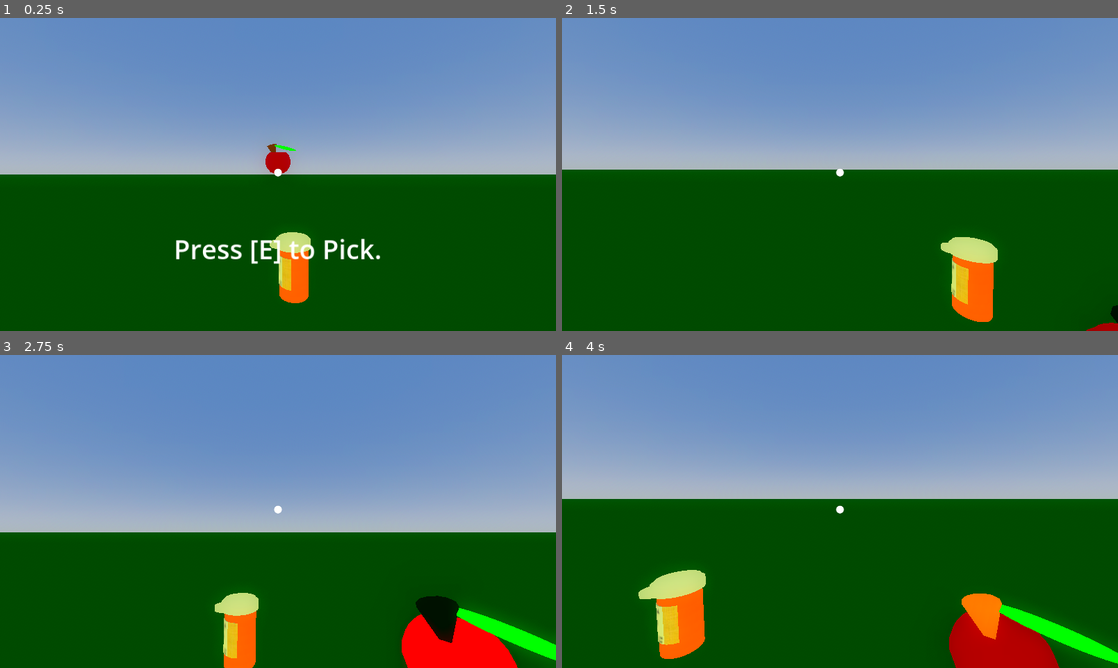
Above: before the commit, frames 1-4 (two rows, left to right).
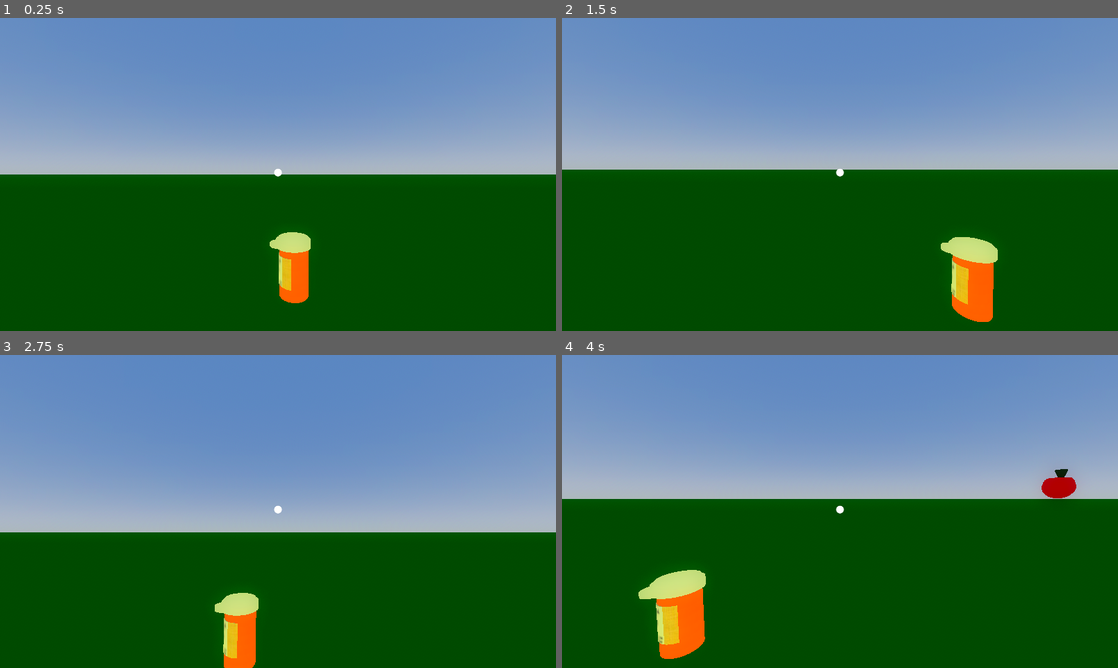
Above: after the commit, the same moments.

Repository: Kufferey/Dusk-is-Done-old
Game: Godot game, scene res://scenes/states/gamestate.tscn
Two runs of this game, one before a commit and one after it. Both use one fixed random seed, a clock stepped at 60 frames per second and the inputs below. The project has no main scene, so this scene is started directly.
Inputs (mouse positions are in pixels of both pictures, inside the frame that each line leads up to):
- Up to frame 1 (0.25 s): no input
- Up to frame 2 (1.5 s): tap E (interact) at 0.5, 0.6, 1.35 s; move the mouse to (867, 174) at 0.52 s; move the mouse to (812, 174) at 1.27 s
- Up to frame 3 (2.75 s): move the mouse to (289, 505) at 2.02 s; tap E (interact) at 2.1 s
- Up to frame 4 (4 s): move the mouse to (834, 517) at 2.77 s; tap E (interact) at 2.85, 3.6 s; move the mouse to (878, 514) at 3.52 s

The runs differ from the first frame. In frame 1, 1.3% of the frame differs, in the area x 31-69%, y 40-79%; in frame 2, 0.2%; in frame 3, 4.0%; in frame 4, 4.5%, in the area x 69-100%, y 36-100%.

Commit message:
Add files via upload

Diff:
--- a/scenes/prefab/objects/cherryOnBush.tscn
+++ b/scenes/prefab/objects/cherryOnBush.tscn
@@ -10,24 +10,16 @@
 [node name="CherryOnBush" groups=["cherry"] instance=ExtResource("1_gj0r3")]
 script = ExtResource("2_irony")
 Type = ""
-Model = 0
 isGood = false
-isEatable = false
 canInteract = true
 
 [node name="cherry1" parent="Model" index="0" instance=ExtResource("3_8h8xc")]
 
 [node name="cherry2" parent="Model" index="1" instance=ExtResource("4_lgvj1")]
-visible = false
 
 [node name="cherrySpoiled" parent="Model" index="2" instance=ExtResource("5_j0dn6")]
-visible = false
 
 [node name="cherryWithDon2005" parent="Model" index="3" instance=ExtResource("6_hygie")]
-visible = false
 
 [node name="Area3D" parent="." index="1"]
 collision_mask = 16
-
-[node name="CollisionShape3D" parent="Area3D" index="0"]
-disabled = false
--- a/scenes/states/gamestate.tscn
+++ b/scenes/states/gamestate.tscn
@@ -1,9 +1,8 @@
-[gd_scene load_steps=11 format=3 uid="uid://bfe0uacbmm1ay"]
+[gd_scene load_steps=10 format=3 uid="uid://bfe0uacbmm1ay"]
 
 [ext_resource type="Script" path="res://src/gameplay/gamestate.gd" id="1_8gblt"]
 [ext_resource type="Script" path="res://src/gameplay/Player.gd" id="2_q2ps6"]
 [ext_resource type="PackedScene" uid="uid://k71doxgciqfv" path="res://scenes/prefab/objects/equipment/medical_pills.tscn" id="4_fc4xa"]
-[ext_resource type="PackedScene" uid="uid://dch6a6f1daf6n" path="res://scenes/prefab/objects/cherryOnBush.tscn" id="4_mv128"]
 
 [sub_resource type="Theme" id="Theme_k5lch"]
 default_font_size = 55
@@ -91,6 +90,11 @@
 grow_vertical = 2
 theme = SubResource("Theme_roc6v")
 
+[node name="itemControlls" type="Label" parent="UI"]
+layout_mode = 1
+offset_right = 256.0
+offset_bottom = 128.0
+
 [node name="WorldObjects" type="Node3D" parent="."]
 
 [node name="DirectionalLight3D" type="DirectionalLight3D" parent="WorldObjects"]
@@ -126,7 +130,7 @@
 [node name="cameraPos" type="Node3D" parent="Player"]
 
 [node name="ItemHolder" type="Node3D" parent="Player/cameraPos"]
-transform = Transform3D(1, 0, 0, 0, 1, 0, 0, 0, 1, 0.0804005, -0.0862429, -0.0905782)
+transform = Transform3D(1, 0, 0, 0, 1, 0, 0, 0, 1, 0.0962808, -0.0862429, -0.100495)
 
 [node name="Camera3D" type="Camera3D" parent="Player/cameraPos"]
 
@@ -137,8 +141,5 @@
 
 [node name="InteractableItems" type="Node3D" parent="."]
 
-[node name="CherryOnBush3" parent="InteractableItems" instance=ExtResource("4_mv128")]
-transform = Transform3D(1, 0, 0, 0, 1, 0, 0, 0, 1, 0, 0, -0.32255)
-
 [node name="MedicalPills" parent="InteractableItems" instance=ExtResource("4_fc4xa")]
 transform = Transform3D(1, 0, 0, 0, 1, 0, 0, 0, 1, 0.0169726, -0.163998, -0.279901)
--- a/src/gameplay/cherries/cherryOnBush.gd
+++ b/src/gameplay/cherries/cherryOnBush.gd
@@ -1,55 +1,35 @@
 class_name CherryOnBush extends InteractableObject
 
+## A class of a cherry.
+
 @export_category("Cherry Options")
+## The type of cherry. 'normal', 'spoiled', 'donStory'
 @export var Type:String
-@export var Model:int
+## Check if good or not.
 @export var isGood:bool
-@export var isEatable:bool
 
 func _ready() -> void:
+	var modelNode:Node3D = $Model
 	match Type:
 		'normal':
+			modelNode.remove_child($Model/cherrySpoiled)
+			modelNode.remove_child($Model/cherryWithDon2005)
+
+			var random:int = randi_range(0,1)
+			if random == 0:
+				modelNode.remove_child($Model/cherry2)
+			elif random != 0:
+				modelNode.remove_child($Model/cherry1)
+
 			isGood = true
-			isEatable = true
-			var randomModel:int = randi_range(0, 1)
-			match randomModel:
-				0:
-					$Model/cherry1.show()
-					$Model/cherry2.hide()
-					$Model/cherrySpoiled.hide()
-					$Model/cherryWithDon2005.hide()
-				1:
-					$Model/cherry1.hide()
-					$Model/cherry2.show()
-					$Model/cherrySpoiled.hide()
-					$Model/cherryWithDon2005.hide()
 
 		'spoiled':
+			modelNode.remove_child($Model/cherry1)
+			modelNode.remove_child($Model/cherry2)
+			modelNode.remove_child($Model/cherryWithDon2005)
+
 			isGood = false
-			isEatable = false
-			$Model/cherry1.hide()
-			$Model/cherry2.hide()
-			$Model/cherrySpoiled.show()
-			$Model/cherryWithDon2005.hide()
-
 		'donStory':
-			isGood = false
-			isEatable = false
-			$Model/cherry1.hide()
-			$Model/cherry2.hide()
-			$Model/cherryWithDon2005.show()
+			pass
 		_:
 			Type = 'normal'
-	#match Model:
-		#0:
-			#pass
-		#1:
-			#pass
-		#2:
-			#pass
-		#3:
-			#pass
-		#4:
-			#pass
-		#_:
-			#pass
--- a/src/gameplay/gamestate.gd
+++ b/src/gameplay/gamestate.gd
@@ -1,7 +1,7 @@
 extends Node3D
 
-# Cherry
-var cherriesContainer:Node3D
+# Item Var
+var interationObjectsContainer:Node3D
 
 var cherryTypes:Array[String] = ['normal', 'spoiled']
 var cherryTypesStory:Array[String]
@@ -11,7 +11,7 @@
 # Player Vars
 var isHoldingItem:bool
 
-var currentHeldItemType:String # cherry, medicalpills, medicalscanner
+var currentHeldItemType:String ## cherry, medicalpills, medicalscanner
 var currentHeldItem:Node3D
 var currentHoveredItem:Node3D
 
@@ -26,31 +26,41 @@
 # UI Vars
 var interationText:String
 var interactionTextNode:Label
+var itemControllsTextNode:Label
 
 # Gameplay Vars
 
 func _create_cherry_on_bush(typeOfCherry:String, positionObject:Vector3, rotationObject:Vector3, amount:int) -> void:
+
 	if amount >= 5:
 		amount = 5
 
 	for i in amount:
-		var cherryOnBushInstance:Node3D = load("res://scenes/prefab/objects/cherry_on_bush.tscn").instantiate()
+		var cherryOnBushInstance:Node3D = load("res://scenes/prefab/objects/cherryOnBush.tscn").instantiate()
 		cherryOnBushInstance.Type = typeOfCherry
 		cherryOnBushInstance.position = positionObject
 		cherryOnBushInstance.rotation = rotationObject
 
-		cherriesContainer.add_child(cherryOnBushInstance)
+		interationObjectsContainer.add_child(cherryOnBushInstance)
 
 	print(amount, " ", typeOfCherry, " Cherry(s) Created. ", " AT POSITION: ", positionObject, " ROTATION OF: ", rotationObject)
 
 func _remove_all_cherries() -> void:
 	var totalCount:int = get_cherry_count()
-	var totalObjects:Array[Node] = cherriesContainer.get_children(true)
-
-	if totalCount <= 0 || totalObjects == [] || totalObjects.is_empty():
+	var totalObjects:Array[Node] = interationObjectsContainer.get_children(true)
+
+	if (
+		totalCount <= 0
+	|| totalObjects == []
+	|| totalObjects.is_empty()
+	):
 		print("Could not remove objects. None to remove.")
 		return
-	elif totalCount != 0 || totalObjects != null || !totalObjects.is_empty():
+	elif (
+		totalCount != 0
+		|| totalObjects != null
+		|| !totalObjects.is_empty()
+	):
 		for cherries in totalObjects:
 			cherries.queue_free()
 			print(cherries, " Cherry Deleted.")
@@ -74,7 +84,7 @@
 	cherryTypes.append(newType)
 
 func get_cherry_count() -> int:
-	var currentCherries:int = cherriesContainer.get_child_count(true)
+	var currentCherries:int = interationObjectsContainer.get_child_count(true)
 	return currentCherries
 
 func get_current_hovered_item() -> Node3D:
@@ -83,6 +93,21 @@
 		var theObjectsParent:Node3D = theObject.get_parent()
 		return theObjectsParent
 	return
+
+func _update_current_controls_text() -> String:
+	if isHoldingItem:
+
+		if currentHeldItemType == 'cherry':
+			return "Press [Q] to Drop."
+		elif (
+			currentHeldItemType == 'medicalpills'
+			|| currentHeldItemType == 'medicalscanner'
+		):
+			return "Press [Q] to Drop.\nPress [RMB] to Use."
+
+	elif !isHoldingItem:
+		return ""
+	return ""
 
 func _update_interaction_text() -> String:
 	if isHoldingItem:
@@ -91,6 +116,7 @@
 		if playerRaycast.is_colliding():
 			var theObject:Node3D = playerRaycast.get_collider()
 			var thatObjectParent:Node3D = theObject.get_parent()
+
 			if thatObjectParent.is_in_group("cherry"):
 				return "Press [E] to Pick."
 			elif thatObjectParent.is_in_group("table"):
@@ -99,33 +125,52 @@
 				return "Press [E] to Grab."
 			elif thatObjectParent.is_in_group("medicalscanner"):
 				return "Press [E] to Grab."
+
 			else :
 				return ""
 		else :
 			return ""
 	return ""
 
+func _use_item() -> void:
+	match currentHeldItemType:
+		'cherry':
+			pass
+		'medicalpills':
+			pass
+		'medicalscanner':
+			pass
+
 func set_hovered_to_held_item():
 	if !isHoldingItem:
 		var object:Node3D = get_current_hovered_item()
 		if playerRaycast.is_colliding():
+
 			if object:
 
-				if object.is_in_group("cherry") && object.canInteract == true:
+				if (
+					object.is_in_group("cherry")
+					&& object.canInteract == true
+				):
 					currentHeldItem = object
 					isHoldingItem = true
 					currentHeldItemType = 'cherry'
-				elif object.is_in_group("medicalpills") && object.canInteract == true:
+
+				elif (
+					object.is_in_group("medicalpills")
+					&& object.canInteract == true
+				):
 					currentHeldItem = object
 					isHoldingItem = true
 					currentHeldItemType = 'medicalpills'
 
+				print("\nCurrent held item: ", currentHeldItem, "\nThe type of this object: ", currentHeldItemType)
 	else :
 		print("Could not pick item up: Already have one in hand.")
 
 func is_section_clear() -> bool:
-	var cherryCount:int = cherriesContainer.get_child_count(true)
-	if cherryCount <= 0:
+	var cherryCount:int = interationObjectsContainer.get_child_count(true)
+	if (cherryCount <= 0):
 		return true
 	else :
 		return false
@@ -137,21 +182,20 @@
 # Called when the node enters the scene tree for the first time.
 func _ready() -> void:
 	# start
-	cherriesContainer = $InteractableItems
+	interationObjectsContainer = $InteractableItems
 
 	playerRaycast = $Player/cameraPos/RayCast3D
 	playerCamera = $Player/cameraPos
 	playerItemHolderHand = $Player/cameraPos/ItemHolder
 
 	interactionTextNode = $UI/interactionText
+	itemControllsTextNode = $UI/itemControlls
 
 	Input.set_mouse_mode(Input.MOUSE_MODE_CAPTURED)
 	DisplayServer.window_set_mode(DisplayServer.WINDOW_MODE_FULLSCREEN)
 
-	_create_cherry_on_bush(cherryTypes[0], Vector3(0,0,0), Vector3(0,0,0), 1)
 	await get_tree().create_timer(1.5).timeout
-	_new_cherry_section()
-	_create_cherry_on_bush(cherryTypes[1], Vector3(0,0,0.3), Vector3(0,0,0), 1)
+	_create_cherry_on_bush(cherryTypes[0], Vector3(0.5,0,0), Vector3(0,0,0), 1)
 
 func _input(event: InputEvent) -> void:
 	if Input.is_action_just_pressed("interact"):
@@ -159,8 +203,14 @@
 
 func _physics_process(delta: float) -> void:
 	# Player Stuff
-	if isHoldingItem && currentHeldItem != null:
-		if isHoldingItem == true && currentHeldItem != null:
+	if (
+		isHoldingItem
+		&& currentHeldItem != null
+	):
+		if (
+			isHoldingItem == true
+			&& currentHeldItem != null
+		):
 			currentHeldItem.rotation.y = playerItemHolderHand.global_rotation.y
 			currentHeldItem.rotation.x = playerItemHolderHand.global_rotation.x
 			currentHeldItem.position = lerp(Vector3(
@@ -171,6 +221,8 @@
 func _process(delta: float) -> void:
 	# Player Stuff
 	interactionTextNode.text = _update_interaction_text()
+	itemControllsTextNode.text = _update_current_controls_text()
+
 	currentHoveredItem = get_current_hovered_item()
 	# Cherry Handler
 	if is_section_clear():
--- a/src/other/interactableObject.gd
+++ b/src/other/interactableObject.gd
@@ -1,8 +1,11 @@
 extends Node3D
 class_name InteractableObject
 
+## A Base class for intatable game objects.
+
 @export_category("Object Settings")
+## if true, that object can be iteracted with. (Pick up)
 @export var canInteract:bool
+## if true, Then your holding it.
+## @experimental
 @export var isHolding:bool
-
-@onready var _modelNode:Node3D = $Model
